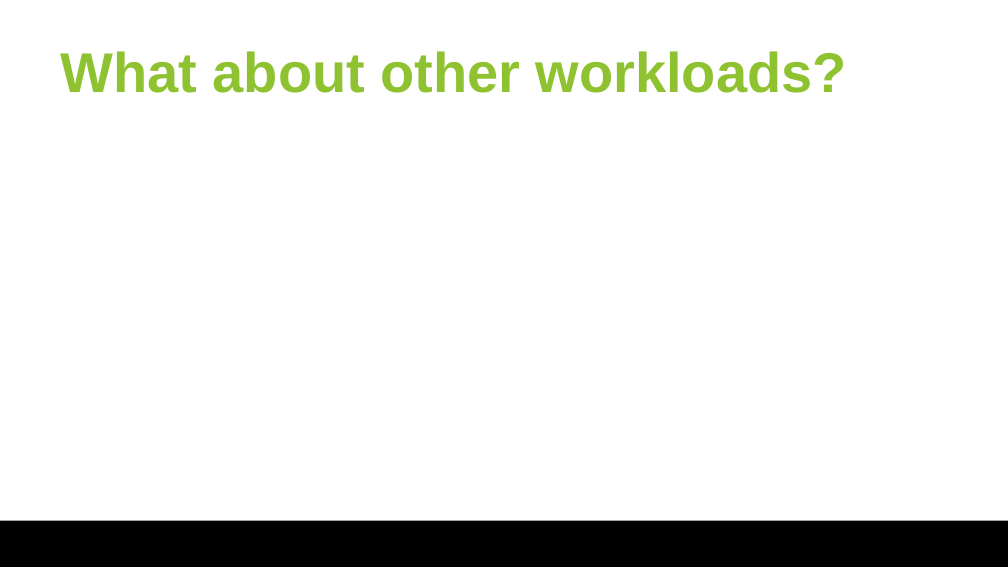
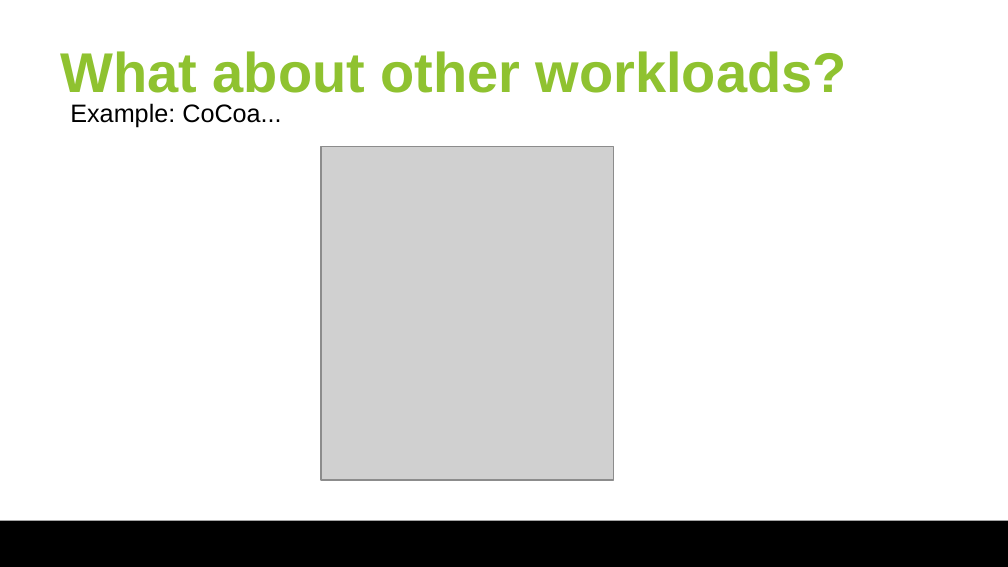
Before and after one commit to huangyibo/spark-summit-18, a slide deck: slide 9 of slides/spark-summit-18.odp (slide 8 before the commit). Drawn at 1008x567 pixels with LibreOffice and Linux fonts; fonts in the diff are those of the drawing; grey boxes stand for pictures; background and template pictures are left out. Boxes give left, top, right and bottom in pixels: in the first picture for what was removed or moved away, otherwise in the second. Text is boxed around its words. In the diff, an @@ line names an element or a change of style, - is before the commit and + after.

Commit message:
slides

```diff
--- a/slides/spark-summit-18.odp
+++ b/slides/spark-summit-18.odp
@@ text added at <box>70,103,281,128</box>, 18 pt, text #000000 @@
+Example: CoCoa...
@@ picture added at <box>322,147,614,481</box> @@
```
Also in this commit, not shown: 1 slide added, 2 other files.
